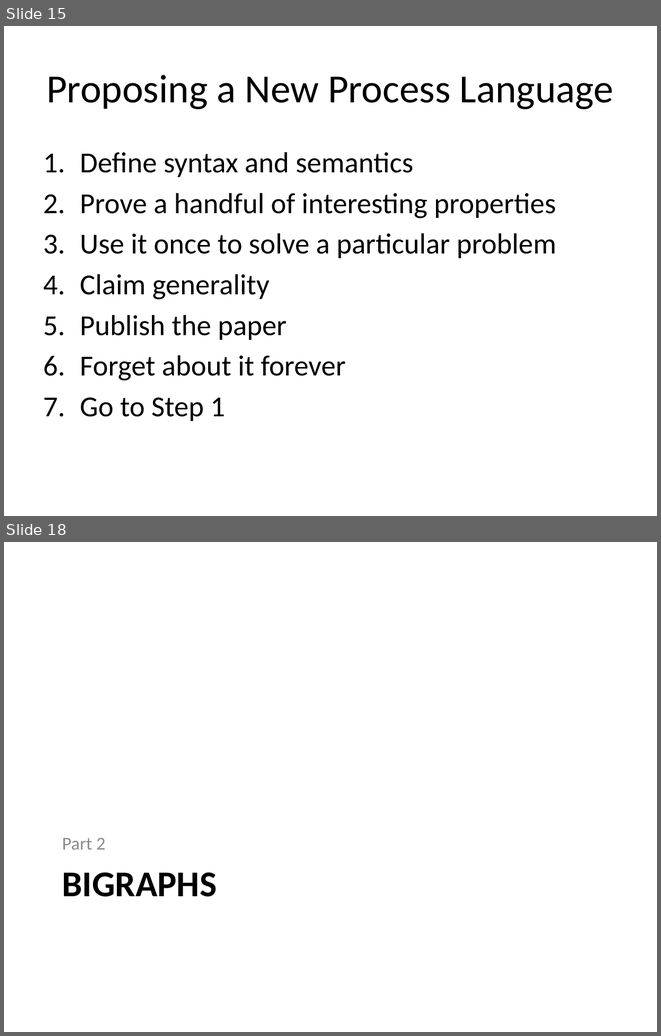
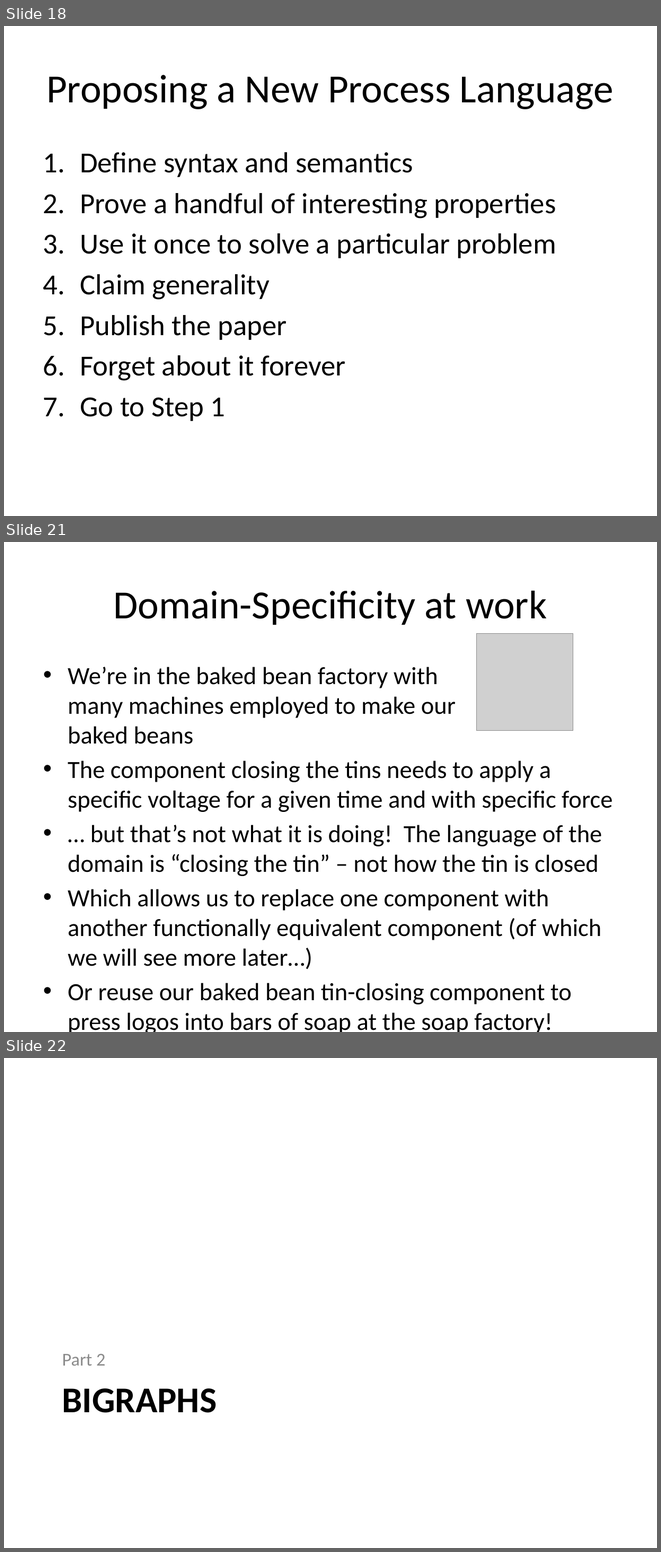
Before and after one commit to gian/defense, a slide deck: PhDDefense.pptx. Shown one above the other, each under a label of ours: slides 15 and 18 before the commit, slides 18, 21 and 22 after it; the slides between them are not shown. The pictures are 661x1036 and 661x1552 pixels, drawn with LibreOffice and Linux fonts; fonts in the diff are those of the drawing; grey boxes stand for pictures. Boxes give left, top, right and bottom in pixels: in the first picture for what was removed or moved away, otherwise in the second. Text is boxed around its words. In the diff, an @@ line names an element or a change of style, - is before the commit and + after.

```diff
--- a/PhDDefense.pptx
+++ b/PhDDefense.pptx
@@ slide 21 added at (4, 542, 657, 1032), background #FFFFFF @@
@@ title added at (113, 590, 547, 625), 44 pt, text #000000 @@
+Domain-Specificity at work
@@ picture added at (476, 633, 573, 730) @@
@@ text added at (68, 667, 612, 1032), 27.2 pt, text #000000 @@
+• We’re in the baked bean factory with
+  many machines employed to make our
+  baked beans
+• The component closing the tins needs to apply a specific voltage for a given time and with specific force
+• … but that’s not what it is doing! The language of the domain is “closing the tin” – not how the tin is closed
+• Which allows us to replace one component with another functionally equivalent component (of which we will see more later…)
+• Or reuse our baked bean tin-closing component to press logos into bars of soap at the soap factory!
@@ what was slide 15 is now slide 18 @@
@@ what was slide 18 is now slide 22 @@
```
Also in this commit, not shown: 7 slides changed, 36 other slides added.
